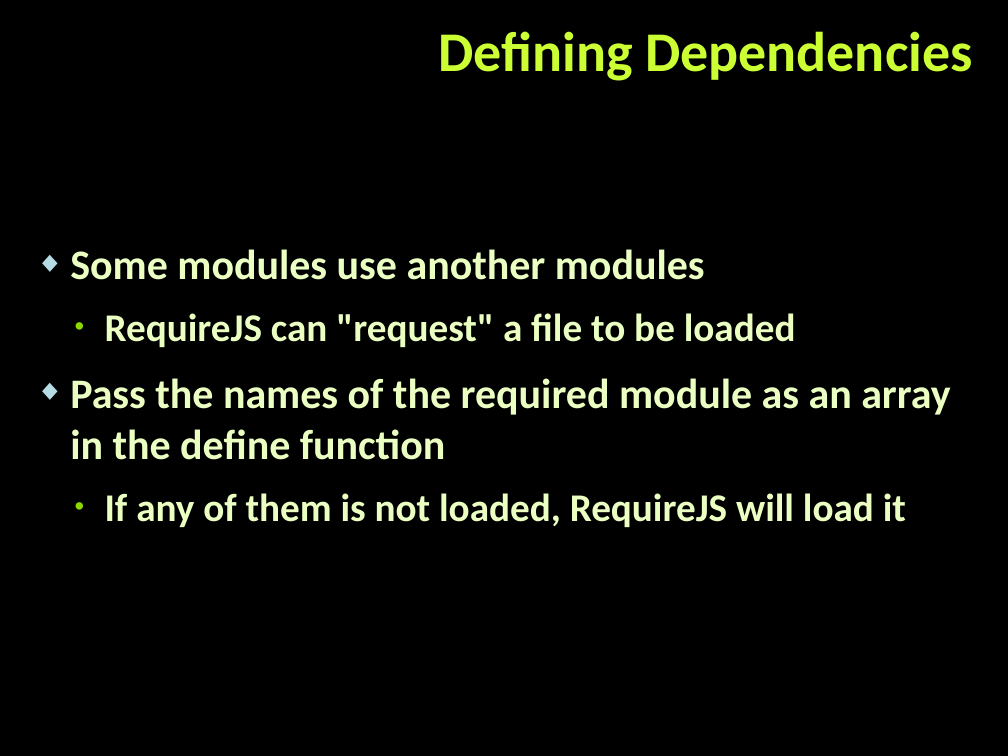
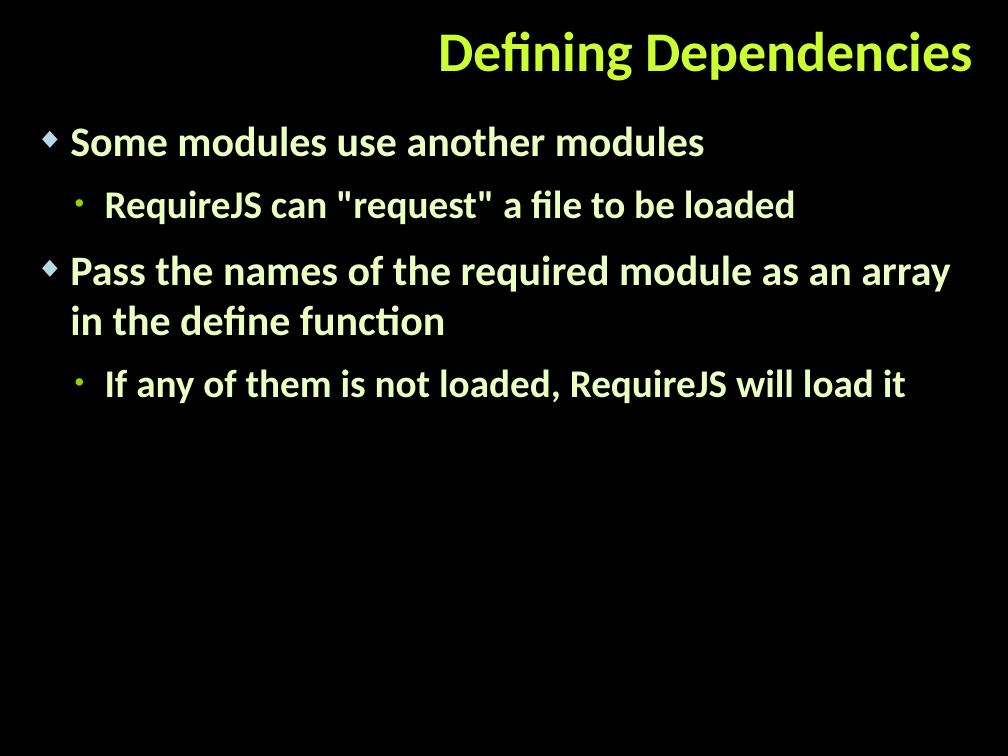
Before and after one commit to martin-nikolov/Telerik-Academy, a slide deck: slide 19 of Web Design & Development/5. JavaScript OOP/07. RequireJS/AMD-and-RequireJS.pptx (slide 16 before the commit). Drawn at 1008x756 pixels with LibreOffice and Linux fonts; fonts in the diff are those of the drawing; background and template pictures are left out. Boxes give left, top, right and bottom in pixels: in the first picture for what was removed or moved away, otherwise in the second. Text is boxed around its words. In the diff, an @@ line names an element or a change of style, - is before the commit and + after.

```diff
--- a/Web Design & Development/5. JavaScript OOP/07. RequireJS/AMD-and-RequireJS.pptx
+++ b/Web Design & Development/5. JavaScript OOP/07. RequireJS/AMD-and-RequireJS.pptx
@@ text "Some modules use another modules": place and size @@
-text "Some modules use another modules" at box(70, 249, 950, 527)
+text "Some modules use another modules" at box(70, 126, 950, 403)
```
Also in this commit, not shown: 8 other slides changed, 5 slides added, 3 slides removed, 19 other files.
